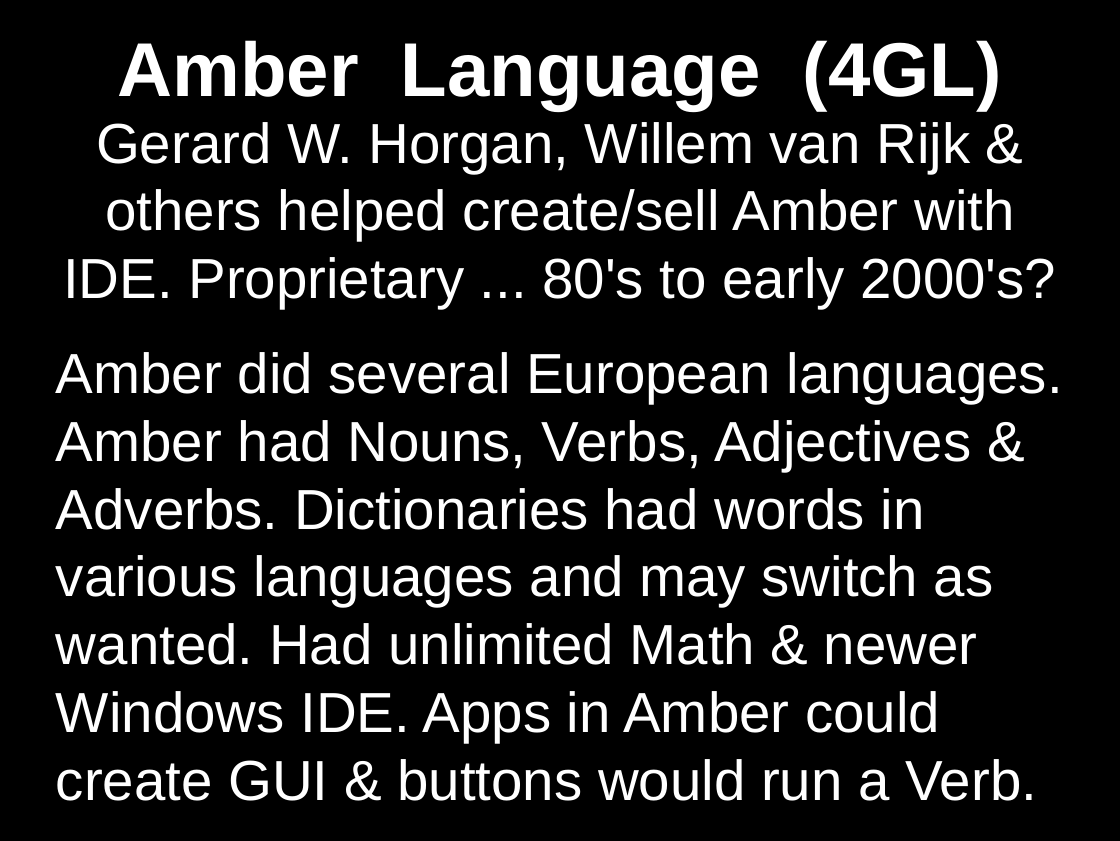
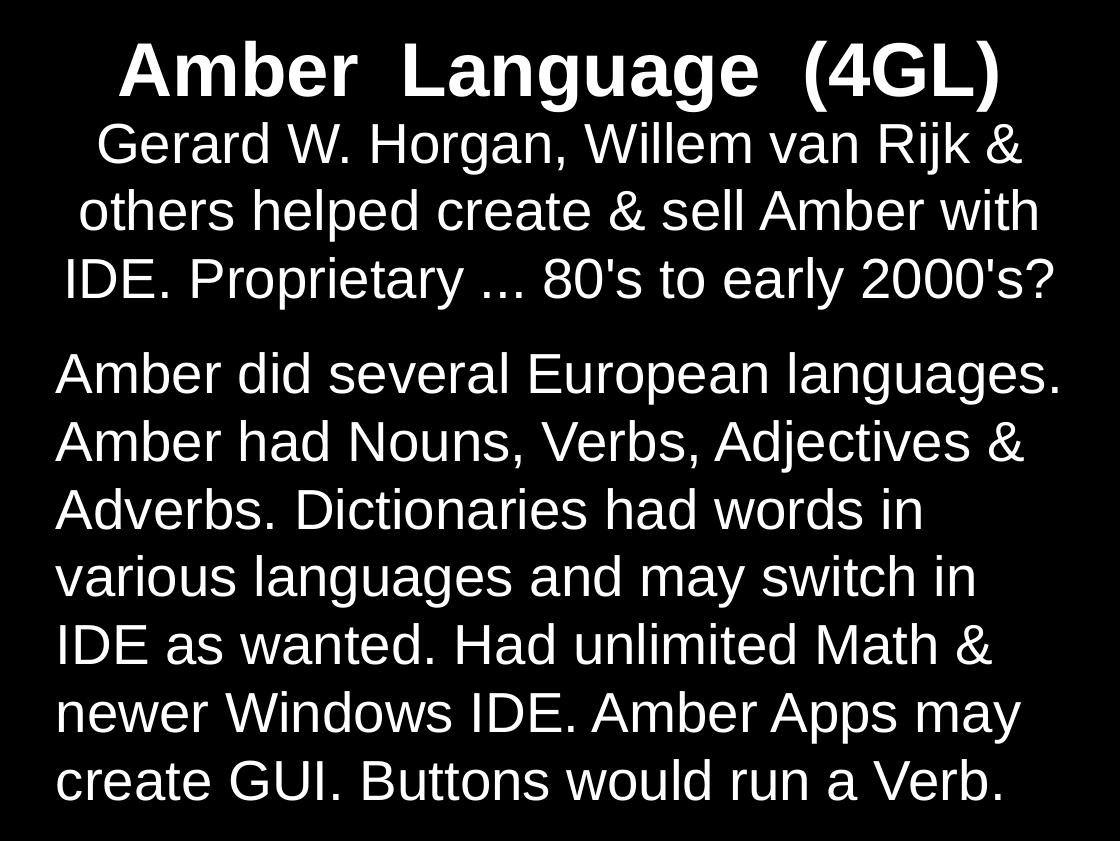
Before and after one commit to RMax2015/forGL, a slide deck: slide 25 of Docs/Presentations/src/forGL_at_Haxe_US_2019.odp (slide 19 before the commit). Drawn at 1120x841 pixels with LibreOffice and Linux fonts; fonts in the diff are those of the drawing. Boxes give left, top, right and bottom in pixels: in the first picture for what was removed or moved away, otherwise in the second. Text is boxed around its words. In the diff, an @@ line names an element or a change of style, - is before the commit and + after.

```diff
--- a/Docs/Presentations/src/forGL_at_Haxe_US_2019.odp
+++ b/Docs/Presentations/src/forGL_at_Haxe_US_2019.odp
@@ subtitle at (56, 122, 1063, 801): text changed @@
-Gerard W. Horgan, Willem van Rijk & others helped create/sell Amber with IDE. Proprietary ... 80's to early 2000's?
-Amber did several European languages. Amber had Nouns, Verbs, Adjectives & Adverbs. Dictionaries had words in various languages and may switch as wanted. Had unlimited Math & newer Windows IDE. Apps in Amber could create GUI & buttons would run a Verb.
+Gerard W. Horgan, Willem van Rijk & others helped create & sell Amber with IDE. Proprietary ... 80's to early 2000's?
+Amber did several European languages. Amber had Nouns, Verbs, Adjectives & Adverbs. Dictionaries had words in various languages and may switch in IDE as wanted. Had unlimited Math & newer Windows IDE. Amber Apps may create GUI. Buttons would run a Verb.
```
Also in this commit, not shown: 7 other slides changed, 6 slides added.
